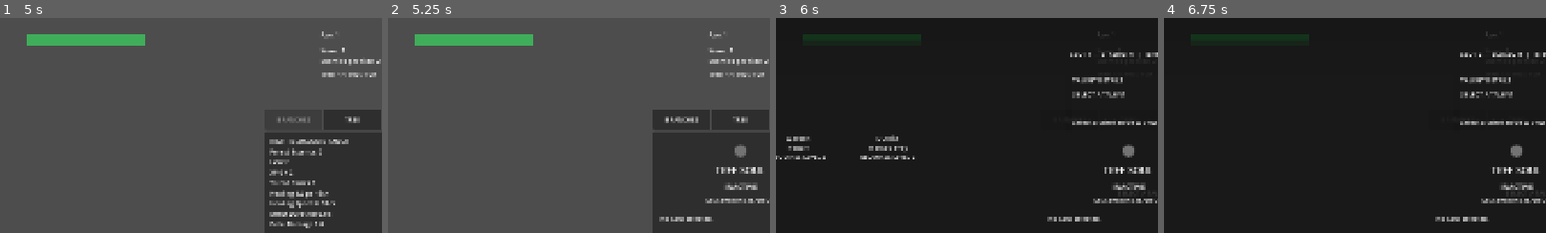
Above: before the commit, frames 1-4 (left to right).
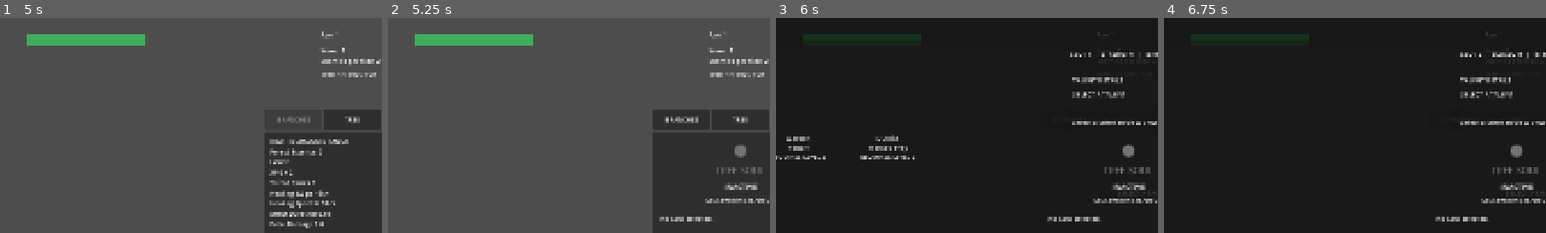
Above: after the commit, the same moments.

Repository: Triggggie/tree-guardian
Game: Godot game, scene res://scenes/main_world.tscn
The game is run twice, just before and just after one commit, with the same random seed, the same clock (stepped at 60 frames per second) and the same inputs.
Inputs:
- Up to frame 1 (5 s): click "BLOSSOM" at 0.5 s; click "STRENGTH" at 1.25 s; click "STRENGTH" at 2 s; click "BLOSSOM" at 2.75 s; click "TREE" at 3.5 s; click "BRANCHES" at 4.25 s
- Up to frame 2 (5.25 s): click "SOUL" at 5 s
- Up to frame 3 (6 s): click "TALENTS" at 5.75 s
- Up to frame 4 (6.75 s): click "SLOT 2 — BLOSSOM" at 6.5 s
The pictures show only the part of the screen within x 39-89%, y 0-50%; the shares and areas given below are measured in that part.

Frame 1 is identical in both runs. In frame 2, 0.2% of the frame differs, in the area x 86-98%, y 69-73%; in frame 3, 0.2%; in frame 4, 0.2%.

Commit message:
Fix Tree Soul status panel

Diff:
--- a/scripts/tree_soul_status_panel.gd
+++ b/scripts/tree_soul_status_panel.gd
@@ -205,6 +205,10 @@
 	)
 
 	soul_name_label.text = "TREE SOUL"
+	soul_name_label.add_theme_color_override(
+		"font_color",
+		Color(0.45, 0.45, 0.45, 1.0)
+	)
 	rank_label.text = "INACTIVE"
 	bonuses_label.text = "No Soul selected."
 
@@ -409,15 +413,29 @@
 
 
 func get_awakening_age() -> int:
-	var awakening_age: int = 20
+	var awakening_age: int = 0
+	var has_valid_definition: bool = false
 
 	for soul_definition in (
 		TreeSouls.get_available_souls()
 	):
-		awakening_age = min(
-			awakening_age,
-			soul_definition.awakening_age
-		)
+		if not is_instance_valid(soul_definition):
+			continue
+
+		if not soul_definition.is_valid_definition():
+			continue
+
+		if not has_valid_definition:
+			awakening_age = soul_definition.awakening_age
+			has_valid_definition = true
+		else:
+			awakening_age = min(
+				awakening_age,
+				soul_definition.awakening_age
+			)
+
+	if not has_valid_definition:
+		return 20
 
 	return awakening_age
 
